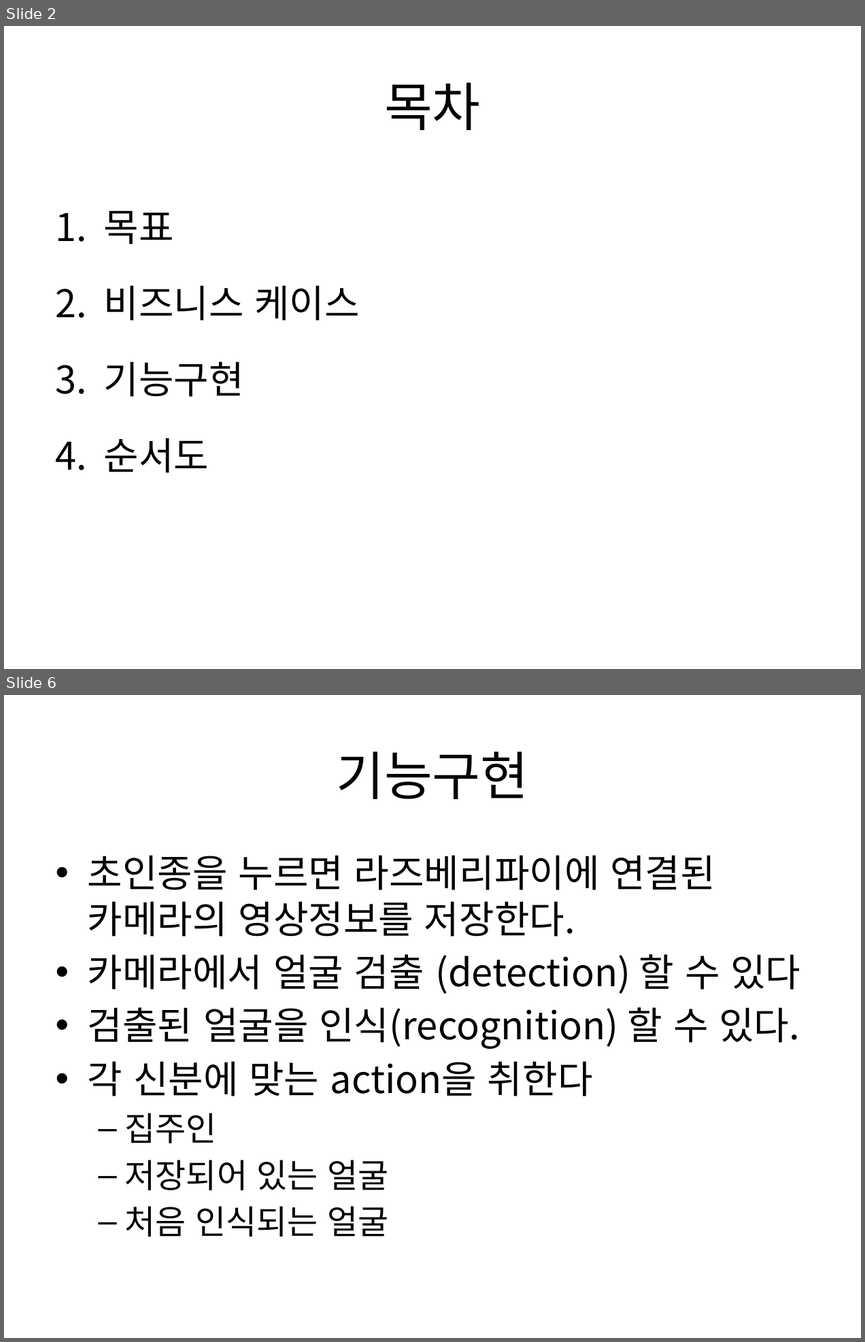
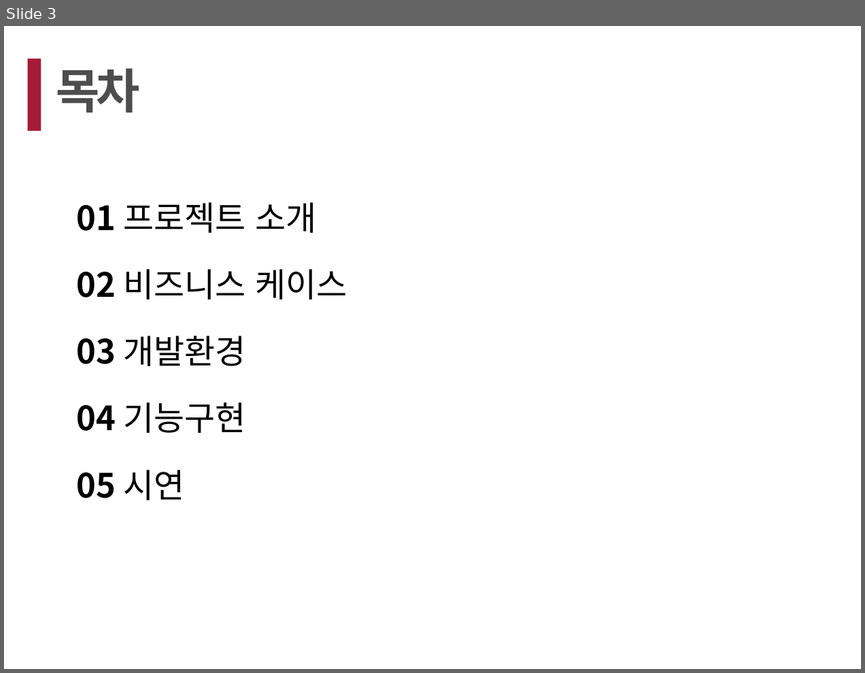
Before and after one commit to choitom/LG_SW_SMART_DOOR, a slide deck: smart_door.pptx. Shown one above the other, each under a label of ours: slides 2 and 6 before the commit, slide 3 after it; the slides between them are not shown. The pictures are 865x1342 and 865x673 pixels, drawn with LibreOffice and Linux fonts; fonts in the diff are those of the drawing. Boxes give left, top, right and bottom in pixels: in the first picture for what was removed or moved away, otherwise in the second. Text is boxed around its words. In the diff, an @@ line names an element or a change of style, - is before the commit and + after.

```diff
--- a/smart_door.pptx
+++ b/smart_door.pptx
@@ slide 6 removed at bbox=[4, 695, 861, 1338], background #FFFFFF @@
@@ title removed at bbox=[336, 751, 528, 799] @@
-기능구현
@@ text removed at bbox=[88, 855, 800, 1236] @@
-• 초인종을 누르면 라즈베리파이에 연결된 카메라의 영상정보를 저장한다.
-• 카메라에서 얼굴 검출 (detection) 할 수 있다
-• 검출된 얼굴을 인식(recognition) 할 수 있다.
-• 각 신분에 맞는 action을 취한다
-  – 집주인
-  – 저장되어 있는 얼굴
-  – 처음 인식되는 얼굴
@@ what was slide 2 is now slide 3 @@
@@ slide 3 changed as well @@
@@ rectangle added at bbox=[28, 59, 41, 131], fill #A51B37 @@
@@ text "목차": place and size @@
-text "목차" at bbox=[384, 82, 481, 130]
+text "목차" at bbox=[56, 68, 140, 113]
@@ text "목차" at bbox=[56, 68, 140, 113]: size 44 to 40 pt, text colour #000000 to #4D4D4D, letter spacing 0 to -3 pt, bold on; alignment centre to justified; vertical alignment middle to top @@
@@ text at bbox=[77, 202, 347, 500]: text changed; size 32 to 28 pt @@
-1. 목표
-2. 비즈니스 케이스
-3. 기능구현
-4. 순서도
+01 프로젝트 소개
+02 비즈니스 케이스
+03 개발환경
+04 기능구현
+05 시연
```
Also in this commit, not shown: 3 other slides changed, 15 slides added, 3 other slides removed.
